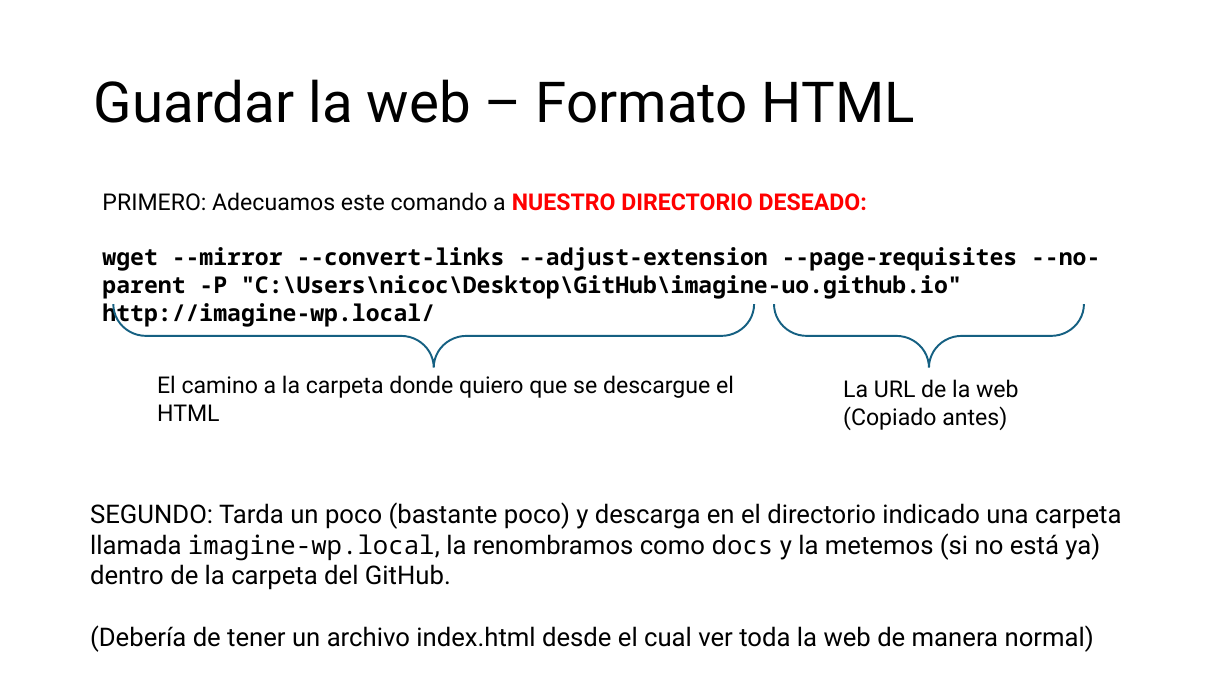
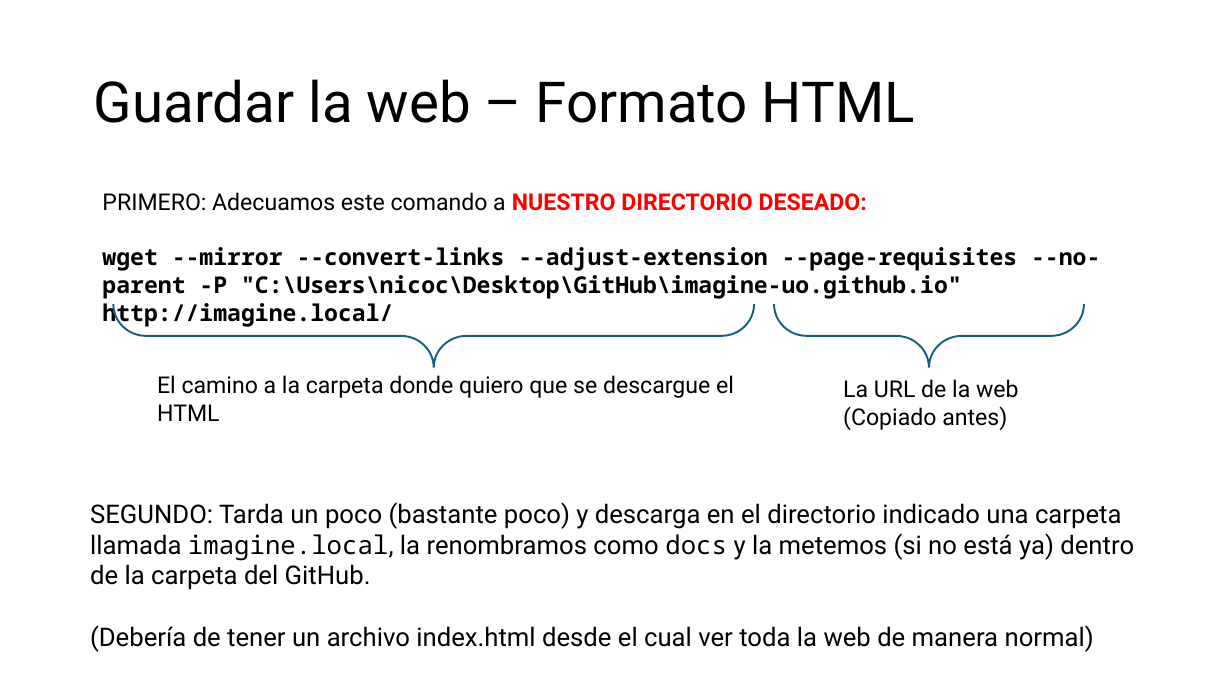
Before and after one commit to imagine-uo/imagine-uo.github.io, a slide deck: slide 26 of Guía para editar la web del grupo.pptx. Drawn at 1232x693 pixels with LibreOffice and Linux fonts; fonts in the diff are those of the drawing. Boxes give left, top, right and bottom in pixels: in the first picture for what was removed or moved away, otherwise in the second. Text is boxed around its words. In the diff, an @@ line names an element or a change of style, - is before the commit and + after.

```diff
--- a/Guía para editar la web del grupo.pptx
+++ b/Guía para editar la web del grupo.pptx
@@ text at box(102, 247, 1100, 299): text changed @@
-wget --mirror --convert-links --adjust-extension --page-requisites --no-parent -P "C:\Users\nicoc\Desktop\GitHub\imagine-uo.github.io" http://imagine-wp.local/
+wget --mirror --convert-links --adjust-extension --page-requisites --no-parent -P "C:\Users\nicoc\Desktop\GitHub\imagine-uo.github.io" http://imagine.local/
@@ text at box(90, 502, 1134, 590): text changed @@
-SEGUNDO: Tarda un poco (bastante poco) y descarga en el directorio indicado una carpeta llamada imagine-wp.local, la renombramos como docs y la metemos (si no está ya) dentro de la carpeta del GitHub.
+SEGUNDO: Tarda un poco (bastante poco) y descarga en el directorio indicado una carpeta llamada imagine.local, la renombramos como docs y la metemos (si no está ya) dentro de la carpeta del GitHub.
```
Also in this commit, not shown: 6 other slides changed, 4 other files.
